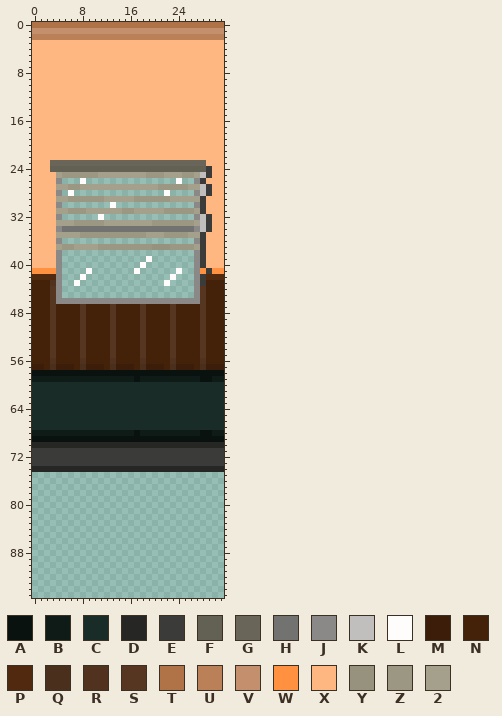
Two states of a sprite sheet, Scenes/Station/Environment/WindowWall_Blinds_2.png. Above: the version before the commit.
The file is 32x96 pixels. Colours within 5 levels of each other are drawn and written as one.
Palette (. is transparent): A #0a1210  B #0f1b17  C #1a2c27  D #262625  E #3b3b3a  F #636054  G #696659  H #727271  J #8a8988  K #c1bfbe  L #fffdfc  M #3b1d09  N #442109  P #50290f  Q #4a2f1d  R #50321f  S #563621  T #b07348  U #ba8057  V #c38f6c  W #ff9141  X #ffb781  Y #96927e  Z #9c9783  2 #a5a08b
Pixels before (only the part around the change), first column x 0:
59 BBBBBBBBBBBBBBBBBABBBBBBBBBBAABB
60 CCCCCCCCCCCCCCCCCCCCCCCCCCCCCCCC
61 CCCCCCCCCCCCCCCCCCCCCCCCCCCCCCCC
62 CCCCCCCCCCCCCCCCCCCCCCCCCCCCCCCC
63 CCCCCCCCCCCCCCCCCCCCCCCCCCCCCCCC
64 CCCCCCCCCCCCCCCCCCCCCCCCCCCCCCCC
65 CCCCCCCCCCCCCCCCCCCCCCCCCCCCCCCC
66 CCCCCCCCCCCCCCCCCCCCCCCCCCCCCCCC
67 CCCCCCCCCCCCCCCCCCCCCCCCCCCCCCCC
68 BBBBBBBBBBBBBBBBBABBBBBBBBBBAABB
69 AAAAAAAAAAAAAAAAAAAAAAAAAAAAAAAA
70 DDDDDDDDDDDDDDDDDDDDDDDDDDDDDDDD
71 EEEEEEEEEEEEEEEEEEEEEEEEEEEEEEEE
72 EEEEEEEEEEEEEEEEEEEEEEEEEEEEEEEE
73 EEEEEEEEEEEEEEEEEEEEEEEEEEEEEEEE
74 DDDDDDDDDDDDDDDDDDDDDDDDDDDDDDDD
75 ................................
76 ................................
77 ................................
78 ................................
79 ................................
80 ................................
81 ................................
82 ................................
83 ................................
84 ................................
85 ................................
86 ................................
87 ................................
88 ................................
89 ................................
And afterwards:
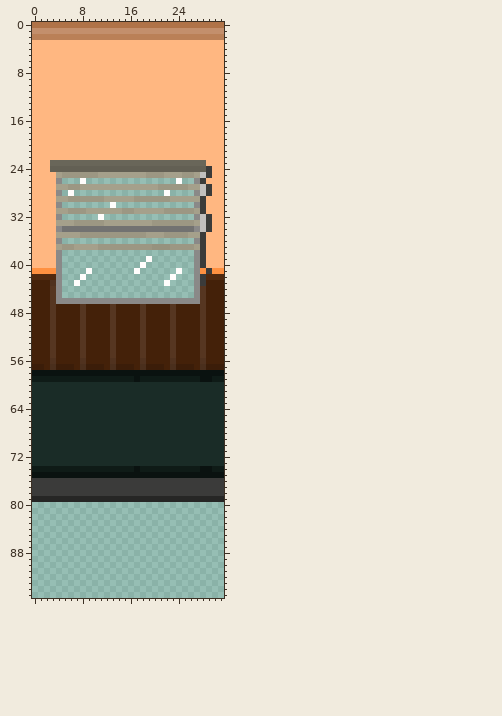
Change:
Colour A is added in row 75 at x 0 to 31.
Colour A replaces colour D in row 74 at x 17 and 28 to 29.
Colour B replaces colour D in row 74 at x 0 to 16, 18 to 27 and 30 to 31.
Colour C replaces colour A in row 68 at x 17 and 28 to 29; in row 69 at x 0 to 31.
Colour C replaces colour B in row 68 at x 0 to 16, 18 to 27 and 30 to 31.
Colour C replaces colour D in row 70 at x 0 to 31.
Colour C replaces colour E in rows 71 to 73 at x 0 to 31.
Colour D is added in row 79 at x 0 to 31.
Colour E is added in rows 76 to 78 at x 0 to 31.
Changed places in both pictures, as pixel boxes (x1, y1, x2, y2):
changed: (32, 430, 224, 502)
